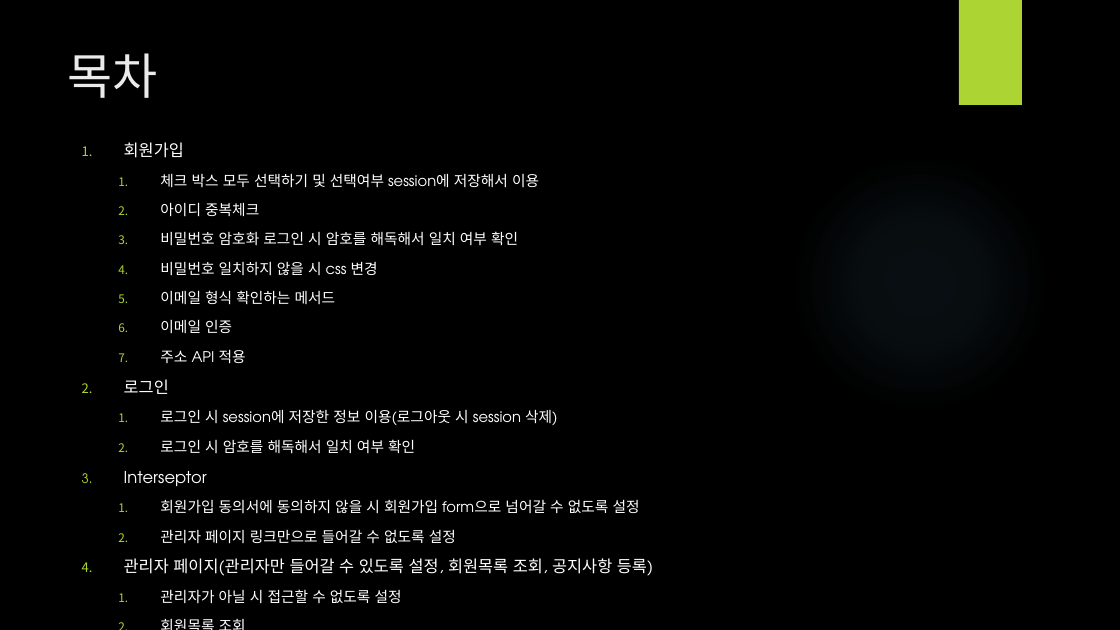
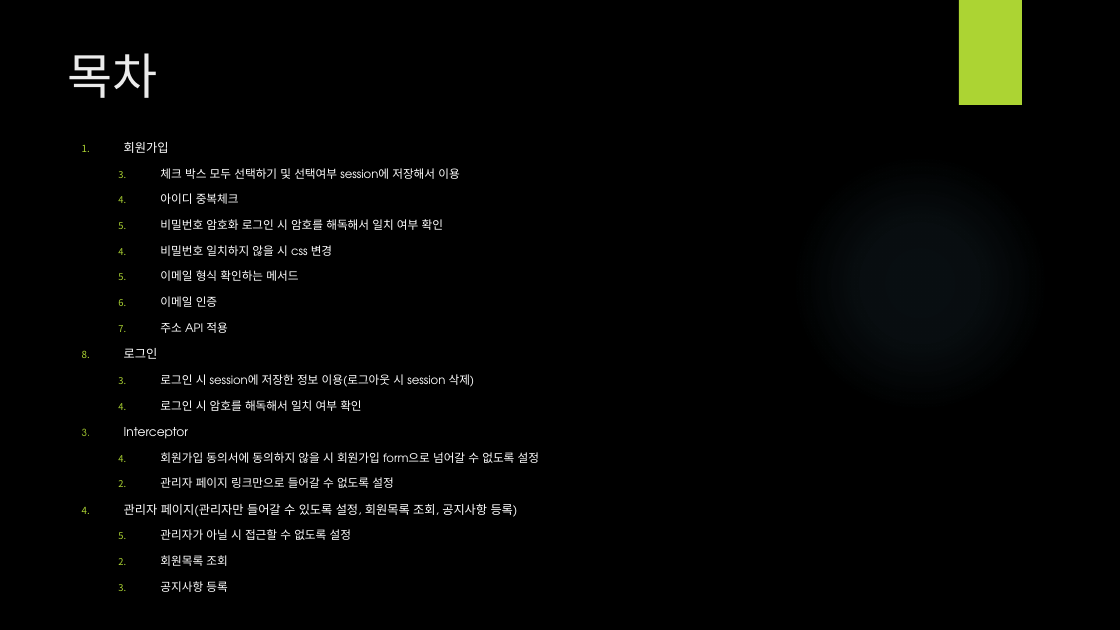
Before and after one commit to LDWon/1teamProject, a slide deck: slide 2 of 1조 실종자게시판_이동원.pptx. Drawn at 1120x630 pixels with LibreOffice and Linux fonts; fonts in the diff are those of the drawing; background and template pictures are left out. Boxes give left, top, right and bottom in pixels: in the first picture for what was removed or moved away, otherwise in the second. Text is boxed around its words. In the diff, an @@ line names an element or a change of style, - is before the commit and + after.

```diff
--- a/1조 실종자게시판_이동원.pptx
+++ b/1조 실종자게시판_이동원.pptx
@@ text at (124,142,539,592): size 14 to 10.5 pt in "회원가입", "로그인", "관리자 페이지(관리자만 들어갈 수 있도록 설정, 회원목록 ..."; font TeX Gyre Adventor to Noto Sans CJK KR in "회원가입", "체크 박스 모두 선택하기 및 선택여부 session에 ...", "아이디 중복체크", "비밀번호 암호화 로그인 시 암호를 해독해서 일치 ..." and 13 more places; size 12.6 to 10 pt in "체크 박스 모두 선택하기 및 선택여부 session에 ...", "아이디 중복체크", "비밀번호 암호화 로그인 시 암호를 해독해서 일치 ...", "비밀번호 일치하지 않을 시 css 변경" and 10 more places; list level 2 to 1 in "체크 박스 모두 선택하기 및 ..."; list level 2 to 1 in "아이디 중복체크"; list level 2 to 1 in "비밀번호 암호화 로그인 시 암호를 ..."; list level 2 to 1 in "비밀번호 일치하지 않을 시 css ..."; list level 2 to 1 in "이메일 형식 확인하는 메서드"; list level 2 to 1 in "이메일 인증"; list level 2 to 1 in "주소 API 적용"; list level 2 to 1 in "로그인 시 session에 저장한 정보 ..."; list level 2 to 1 in "로그인 시 암호를 해독해서 일치 ..."; list level 2 to 1 in "회원가입 동의서에 동의하지 않을 시 ..."; list level 2 to 1 in "관리자 페이지 링크만으로 들어갈 수 ..."; list level 2 to 1 in "관리자가 아닐 시 접근할 수 ..."; list level 2 to 1 in "회원목록 조회"; list level 2 to 1 in "공지사항 등록" @@
@@ text at (124,427,188,439): text changed; size 14 to 10.5 pt @@
-3. Interseptor
+12. Interceptor
```
Also in this commit, not shown: 1 other slide changed, 17 slides added.
